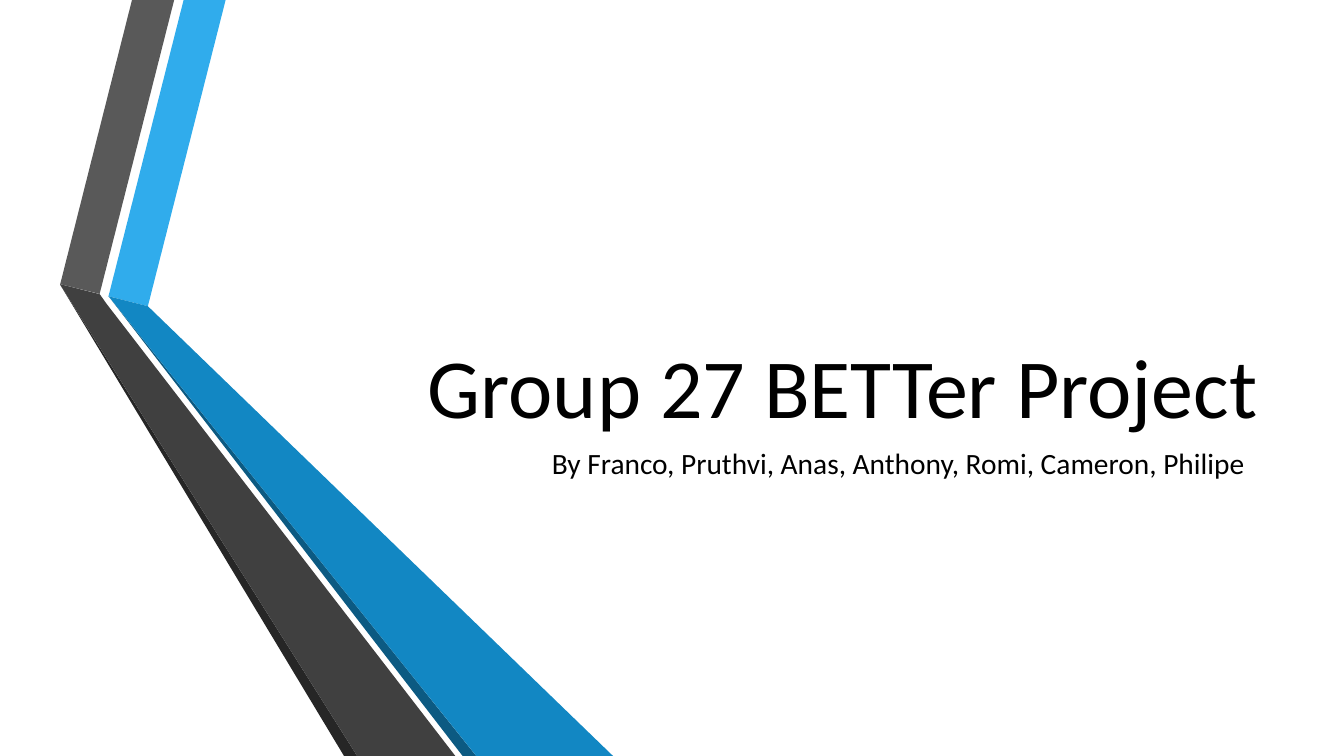
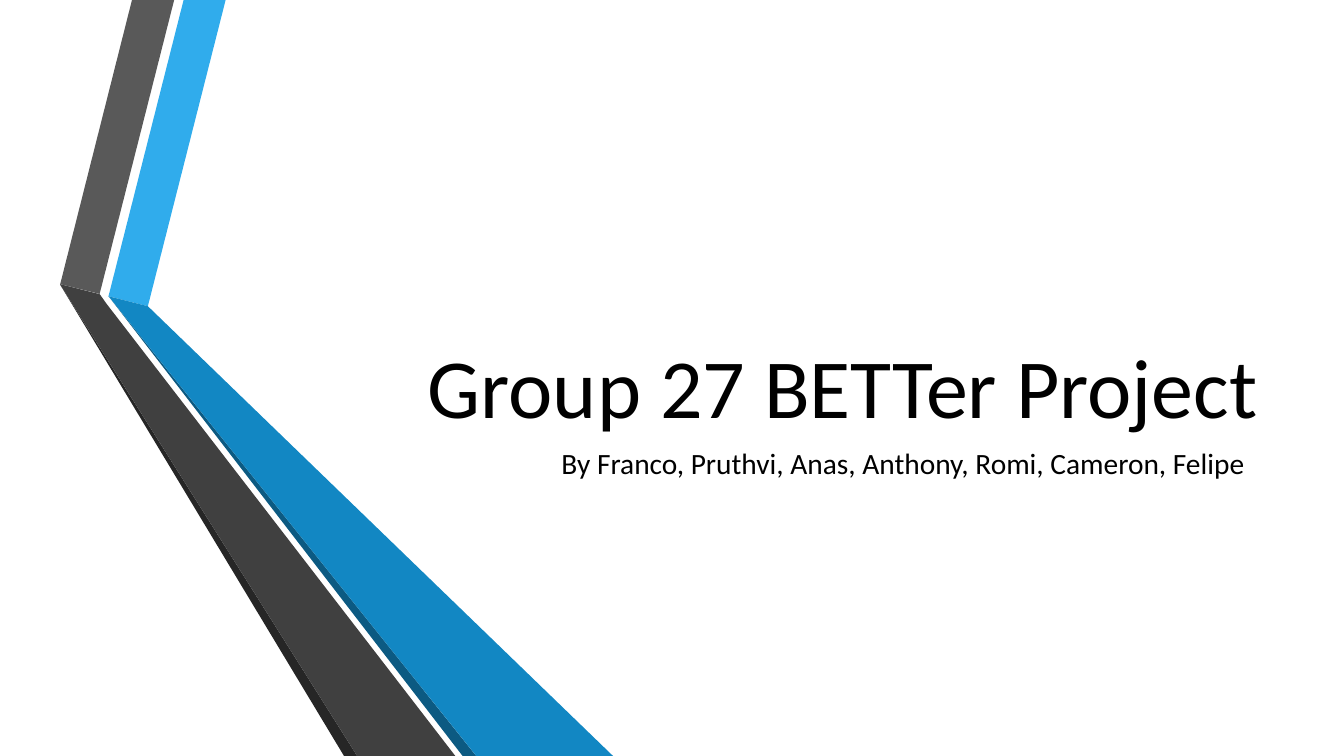
Before and after one commit to FrancoEvett/BETTer-App-Group27, a slide deck: slide 1 of Documentation/Group 27 BETTer Project.pptx. Drawn at 1344x756 pixels with LibreOffice and Linux fonts; fonts in the diff are those of the drawing; background and template pictures are left out. Boxes give left, top, right and bottom in pixels: in the first picture for what was removed or moved away, otherwise in the second. Text is boxed around its words. In the diff, an @@ line names an element or a change of style, - is before the commit and + after.

```diff
--- a/Documentation/Group 27 BETTer Project.pptx
+++ b/Documentation/Group 27 BETTer Project.pptx
@@ subtitle at (561, 453, 1244, 479): text changed @@
-By Franco, Pruthvi, Anas, Anthony, Romi, Cameron, Philipe
+By Franco, Pruthvi, Anas, Anthony, Romi, Cameron, Felipe
```
Also in this commit, not shown: 1 slide added.
